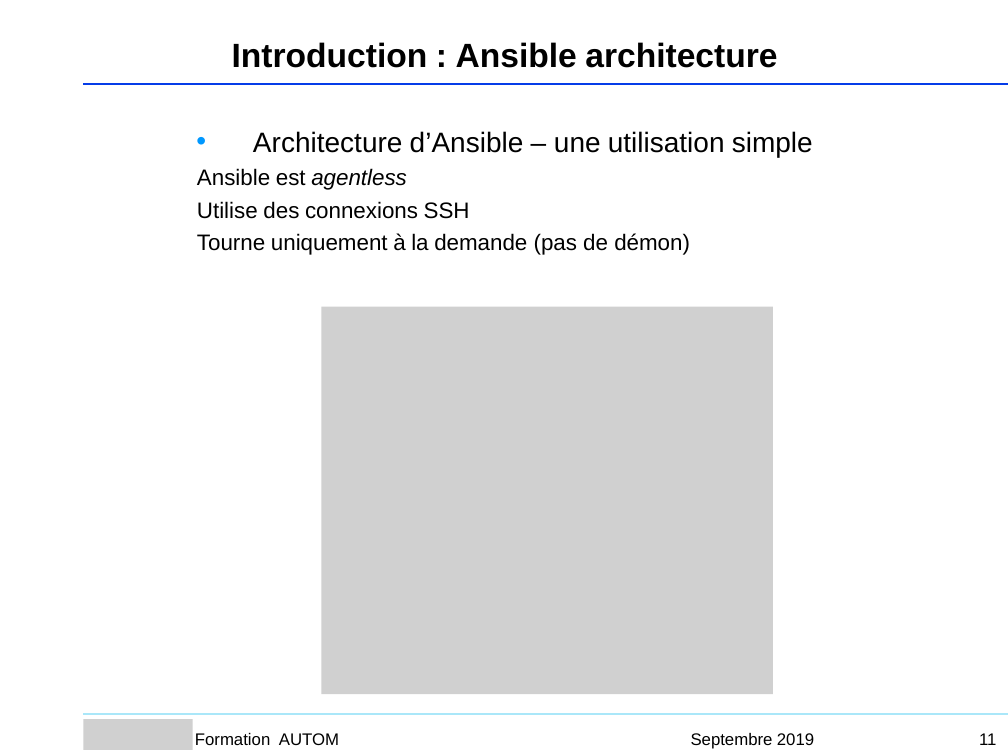
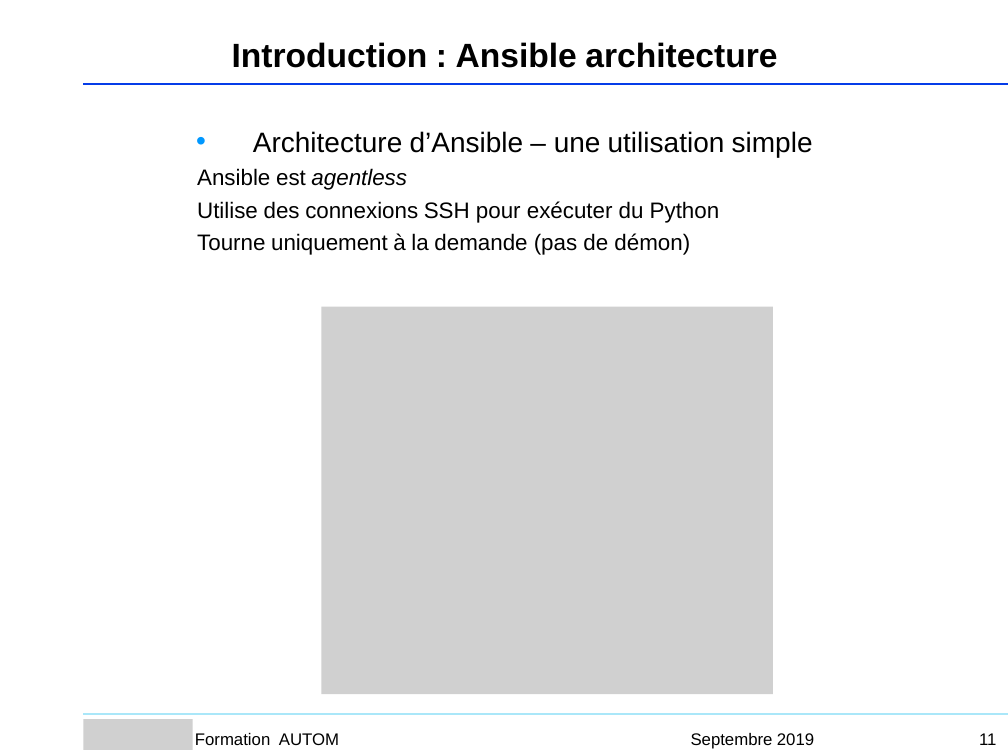
Before and after one commit to Sputnik93/cours_ansible, a slide deck: slide 11 of Ansible_support_cours_AGO.ppt. Drawn at 1008x756 pixels with LibreOffice and Linux fonts; fonts in the diff are those of the drawing; grey boxes stand for pictures; background and template pictures are left out. Boxes give left, top, right and bottom in pixels: in the first picture for what was removed or moved away, otherwise in the second. Text is boxed around its words. In the diff, an @@ line names an element or a change of style, - is before the commit and + after.

```diff
--- a/Ansible_support_cours_AGO.ppt
+++ b/Ansible_support_cours_AGO.ppt
@@ text at box(197, 201, 720, 223): text changed @@
-Utilise des connexions SSH
+Utilise des connexions SSH pour exécuter du Python
```
Also in this commit, not shown: 43 other slides changed, 1 slide added, 2 slides removed, 1 other file.
